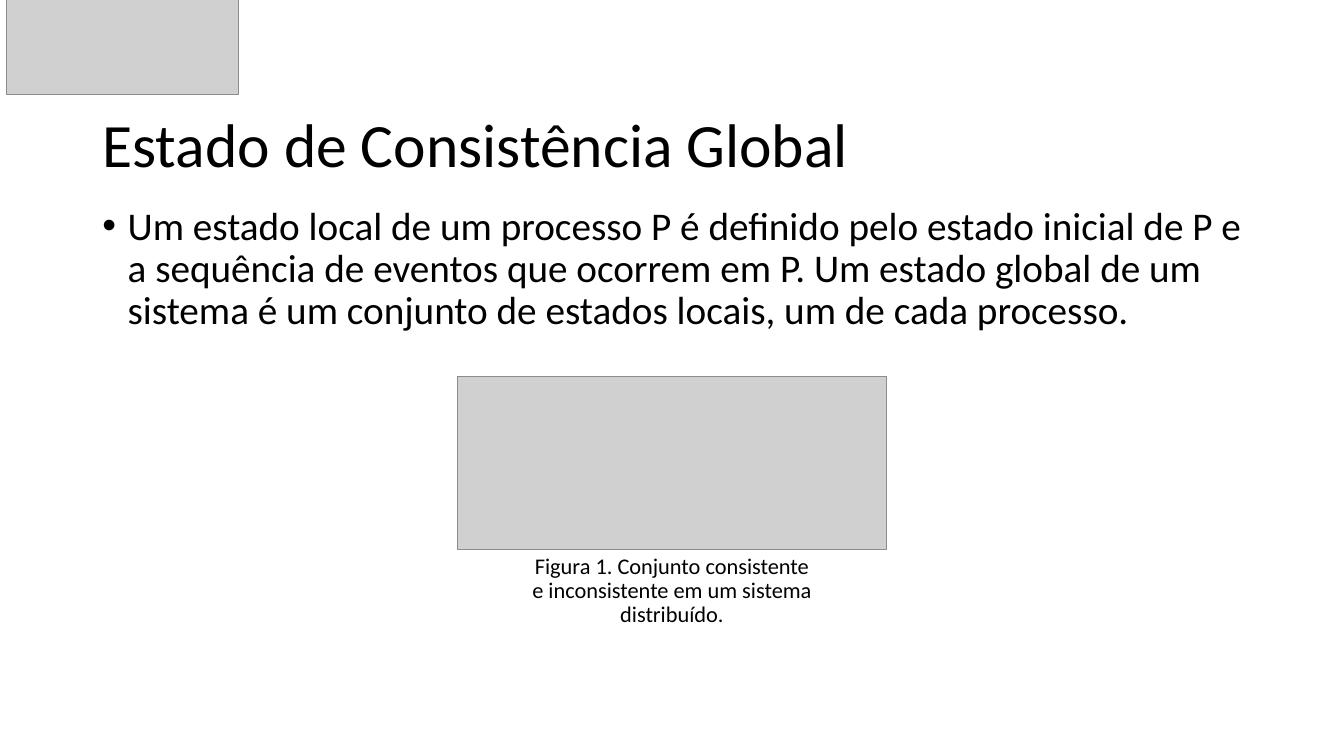
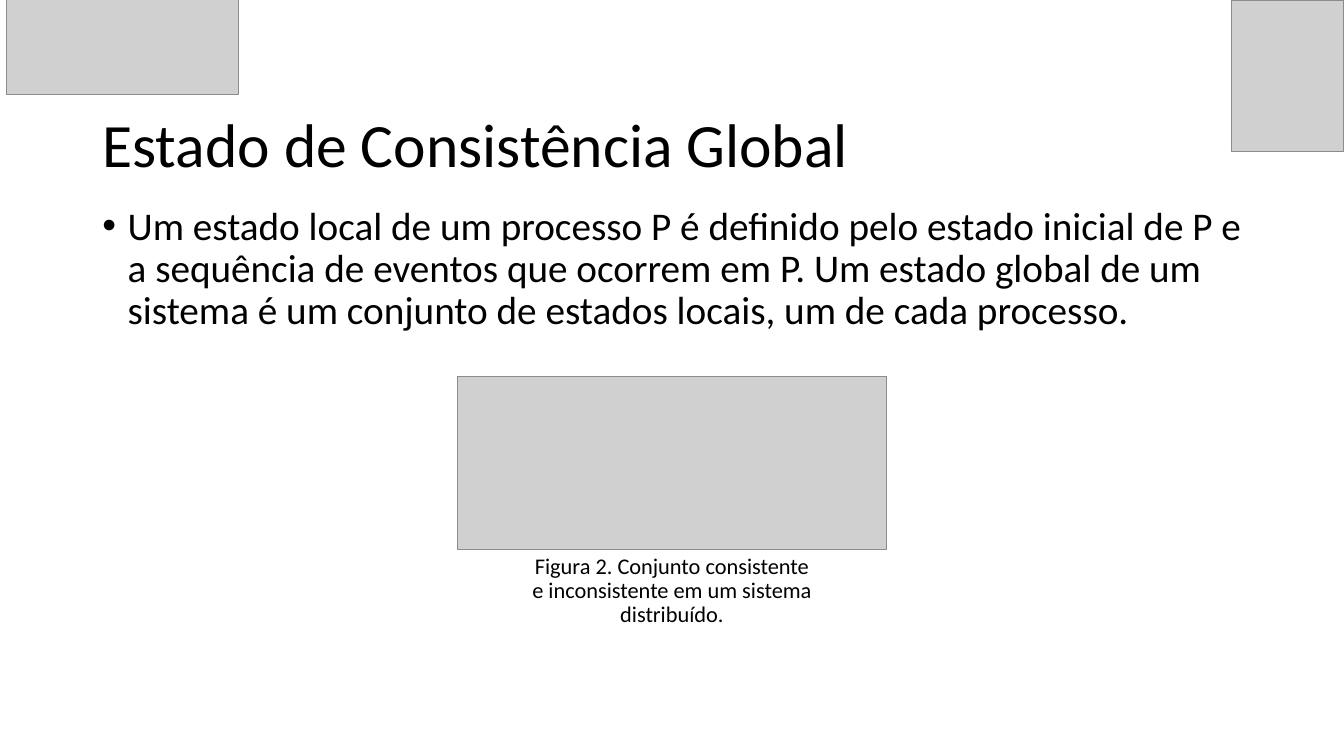
Before and after one commit to GuilhermeBizzani/TCC, a slide deck: slide 11 of Primeira apresentacao.pptx. Drawn at 1344x756 pixels with LibreOffice and Linux fonts; fonts in the diff are those of the drawing; grey boxes stand for pictures. Boxes give left, top, right and bottom in pixels: in the first picture for what was removed or moved away, otherwise in the second. Text is boxed around its words. In the diff, an @@ line names an element or a change of style, - is before the commit and + after.

```diff
--- a/Primeira apresentacao.pptx
+++ b/Primeira apresentacao.pptx
@@ picture added at [1232, 0, 1344, 151] @@
@@ text at [532, 558, 811, 622]: text changed @@
-Figura 1. Conjunto consistente e inconsistente em um sistema distribuído.
+Figura 2. Conjunto consistente e inconsistente em um sistema distribuído.
```
Also in this commit, not shown: 10 other slides changed, 5 slides added, 3 slides removed, 3 other files.
